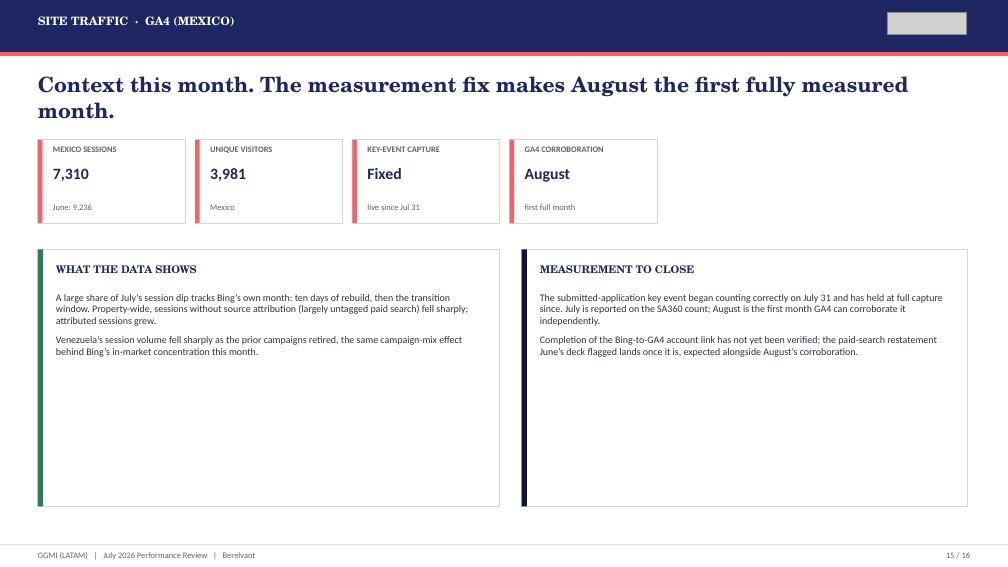
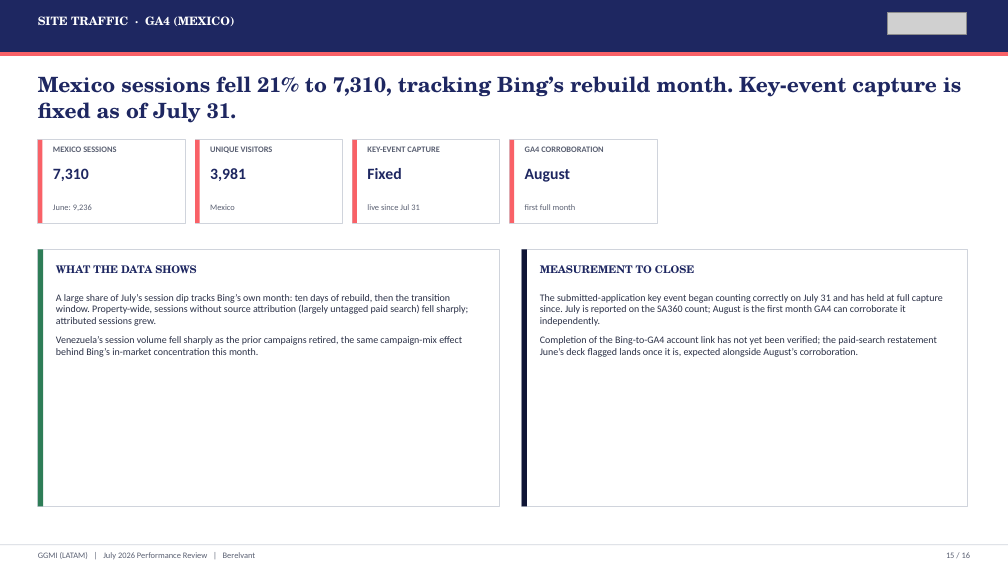
Before and after one commit to hablapro/brlvnt-reporting-hub, a slide deck: slide 15 of reports/forex/ggmi/2026-07/output/GGMI_LATAM_July_2026_Performance_Review.pptx. Drawn at 1008x567 pixels with LibreOffice and Linux fonts; fonts in the diff are those of the drawing; grey boxes stand for pictures. Boxes give left, top, right and bottom in pixels: in the first picture for what was removed or moved away, otherwise in the second. Text is boxed around its words. In the diff, an @@ line names an element or a change of style, - is before the commit and + after.

```diff
--- a/reports/forex/ggmi/2026-07/output/GGMI_LATAM_July_2026_Performance_Review.pptx
+++ b/reports/forex/ggmi/2026-07/output/GGMI_LATAM_July_2026_Performance_Review.pptx
@@ text at (38, 76, 961, 123): text changed @@
-Context this month. The measurement fix makes August the first fully measured month.
+Mexico sessions fell 21% to 7,310, tracking Bing’s rebuild month. Key-event capture is fixed as of July 31.
```
Also in this commit, not shown: 10 other slides changed, 3 other files.
